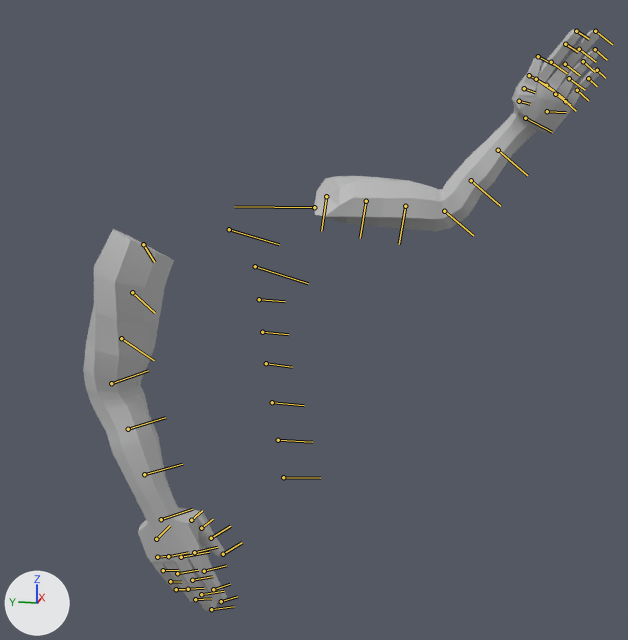
Two versions of the FBX model GAM130Prototype/Assets/4 Play/Animation/NewViewModels/VM_FoolRun.fbx, one commit apart.
Both versions are drawn from a camera (50 mm lens) standing at (-1.439, -0.414, 1.871) and looking at (-0.004, -0.127, 1.512). The axes (+X, +Y, +Z) are drawn at lower left. The lights are the same throughout. Both versions are drawn at frame 381 of the action 'FoolRun'; the numbers are the values there. The bones that bend it are drawn over the model as lines.
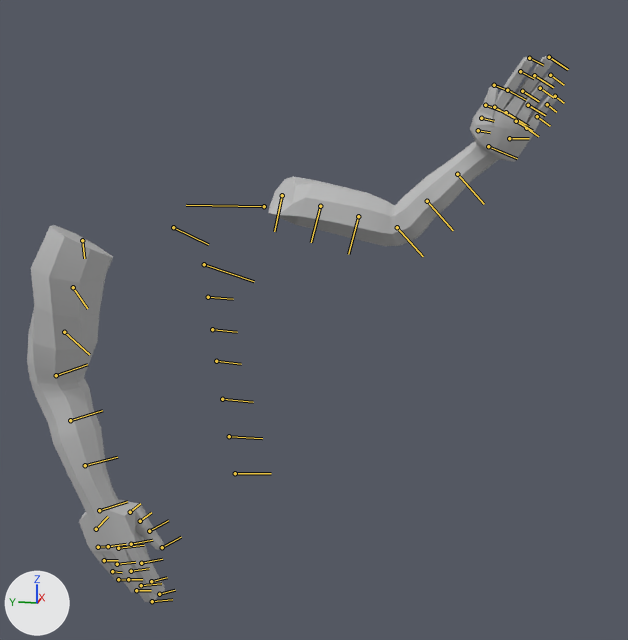
What differs and where, as boxes (x1, y1, x2, y2) in the pictures (628 x 640 px):
'polySurface10', posed (6% shorter)
    before: (83, 29, 599, 611)
    after: (27, 56, 557, 602)
bone 'Root_M', root to tip
    before: (283, 477) to (320, 478)
    after: (235, 473) to (271, 473)
bone 'Scapula_R', root to tip
    before: (229, 229) to (279, 244)
    after: (173, 227) to (208, 244)
bone 'Scapula_L', root to tip
    before: (314, 207) to (234, 206)
    after: (264, 206) to (186, 205)
bone 'Shoulder_L', root to tip
    before: (326, 196) to (321, 231)
    after: (282, 195) to (274, 231)
bone 'ShoulderPart1_L', root to tip
    before: (366, 201) to (360, 238)
    after: (320, 206) to (311, 242)
bone 'ShoulderPart2_L', root to tip
    before: (405, 206) to (399, 244)
    after: (358, 216) to (348, 254)
bone 'Elbow_L', root to tip
    before: (444, 211) to (473, 235)
    after: (397, 227) to (423, 256)
bone 'Wrist_L', root to tip
    before: (525, 118) to (552, 132)
    after: (488, 146) to (517, 158)

What changed in the scene script:
```text
Change bone_root_m:
    where bone_root_m = bpy.data.objects['DeformationSystem'].pose.bones['Root_M']
    bone_root_m.location: (-1.3, 9.1, 0.0) -> (0.0, 0.0, 0.0)
Change bone_scapula_r:
    where bone_scapula_r = bpy.data.objects['DeformationSystem'].pose.bones['Scapula_R']  # child of 'Chest_M'
    bone_scapula_r.rotation_quaternion: (0.986, 0.0, 0.0, -0.166) -> (0.976, 0.0, 0.0, -0.216)  # degrees (0, 0, -19) -> degrees (0, 0, -25)
Change bone_scapula_l:
    where bone_scapula_l = bpy.data.objects['DeformationSystem'].pose.bones['Scapula_L']  # child of 'Chest_M'
    bone_scapula_l.rotation_quaternion: (0.973, 0.0, 0.0, -0.231) -> (0.976, 0.0, 0.0, -0.216)  # degrees (0, 0, -27) -> degrees (0, 0, -25)
Change bone_shoulder_l:
    where bone_shoulder_l = bpy.data.objects['DeformationSystem'].pose.bones['Shoulder_L']  # child of 'Scapula_L'
    bone_shoulder_l.rotation_quaternion: (0.766, 0.0, 0.036, 0.642) -> (0.787, 0.0, 0.139, 0.601)  # degrees (3, 3, 80) -> degrees (10, 13, 76)
Change bone_shoulderpart1_l:
    where bone_shoulderpart1_l = bpy.data.objects['DeformationSystem'].pose.bones['ShoulderPart1_L']  # child of 'Shoulder_L'
    bone_shoulderpart1_l.rotation_quaternion: (0.998, 0.057, 0.0, 0.0) -> (1.0, 0.031, 0.0, 0.0)  # degrees (7, 0, 0) -> degrees (4, 0, 0)
Change bone_shoulderpart2_l:
    where bone_shoulderpart2_l = bpy.data.objects['DeformationSystem'].pose.bones['ShoulderPart2_L']  # child of 'ShoulderPart1_L'
    bone_shoulderpart2_l.rotation_quaternion: (0.998, 0.057, 0.0, 0.0) -> (1.0, 0.031, 0.0, 0.0)  # degrees (7, 0, 0) -> degrees (4, 0, 0)
Change bone_elbow_l:
    where bone_elbow_l = bpy.data.objects['DeformationSystem'].pose.bones['Elbow_L']  # child of 'ShoulderPart2_L'
    bone_elbow_l.rotation_quaternion: (0.884, 0.05, -0.003, 0.464) -> (0.886, 0.027, -0.016, 0.462)  # degrees (5, -3, 55) -> degrees (2, -3, 55)
Change bone_wrist_l:
    where bone_wrist_l = bpy.data.objects['DeformationSystem'].pose.bones['Wrist_L']  # child of 'ElbowPart2_L'
    bone_wrist_l.rotation_quaternion: (0.998, 0.01, -0.002, 0.062) -> (0.988, 0.0, 0.0, 0.156)  # degrees (1, 0, 7) -> degrees (0, 0, 18)
```
